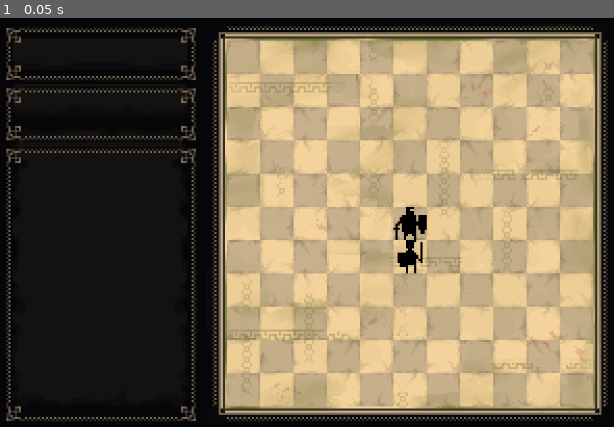
Above: before the commit, frame 1.
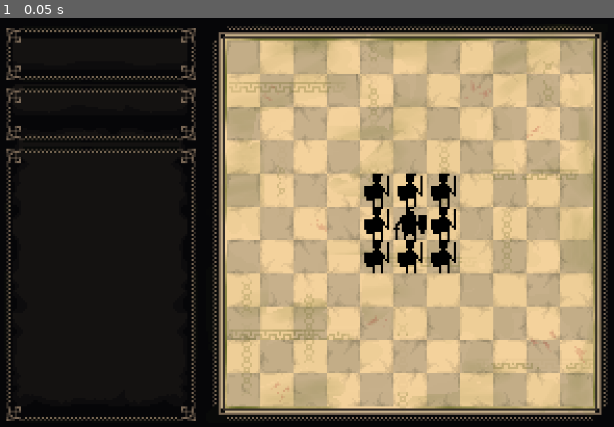
Above: after the commit, the same moment.

Repository: ibirothe/kings-rescue
Game: Godot game, scene res://Scenes/Level.tscn
The game is run twice, just before and just after one commit, with the same random seed, the same clock (stepped at 60 frames per second) and the same inputs.
Inputs:
- Up to frame 1 (0.05 s): no input

The runs differ from the first frame. In frame 1, 1.4% of the frame differs, in the area x 59-75%, y 37-63%.

Commit message:
Mid walk implementation
Spawned soldiers, but reselecting makes no sense

Diff:
--- a/kings-rescue/Scenes/Level.tscn
+++ b/kings-rescue/Scenes/Level.tscn
@@ -1,8 +1,7 @@
-[gd_scene load_steps=7 format=4 uid="uid://c5qlik5x313qp"]
+[gd_scene load_steps=6 format=4 uid="uid://c5qlik5x313qp"]
 
 [ext_resource type="Texture2D" uid="uid://bk373qbmw3vfy" path="res://Assets/game UI placeholder.png" id="1_817jl"]
 [ext_resource type="PackedScene" uid="uid://bny6i5an3s0g0" path="res://Scenes/king.tscn" id="2_tgcop"]
-[ext_resource type="PackedScene" uid="uid://v3anqebutw1r" path="res://Scenes/soldier.tscn" id="3_jamm4"]
 [ext_resource type="Script" path="res://Scripts/game_manager.gd" id="4_2wxqe"]
 
 [sub_resource type="TileSetAtlasSource" id="TileSetAtlasSource_gdl6h"]
@@ -1046,7 +1045,7 @@
 tile_size = Vector2i(8, 8)
 sources/1 = SubResource("TileSetAtlasSource_gdl6h")
 
-[node name="Node2D" type="Node2D"]
+[node name="Level" type="Node2D"]
 
 [node name="TileMapLayer" type="TileMapLayer" parent="."]
 position = Vector2(-8, 8)
@@ -1060,8 +1059,5 @@
 [node name="King" parent="." instance=ExtResource("2_tgcop")]
 position = Vector2(-8, 9)
 
-[node name="Soldier" parent="." instance=ExtResource("3_jamm4")]
-position = Vector2(-8, 24)
-
 [node name="Game Manager" type="Node2D" parent="."]
 script = ExtResource("4_2wxqe")
--- a/kings-rescue/Scenes/king.tscn
+++ b/kings-rescue/Scenes/king.tscn
@@ -1,5 +1,6 @@
-[gd_scene load_steps=5 format=3 uid="uid://bny6i5an3s0g0"]
+[gd_scene load_steps=6 format=3 uid="uid://bny6i5an3s0g0"]
 
+[ext_resource type="Script" path="res://Scripts/king.gd" id="1_2d7mi"]
 [ext_resource type="Texture2D" uid="uid://cua7t3m6em0oo" path="res://Assets/tank_48px.png" id="1_n836n"]
 
 [sub_resource type="AtlasTexture" id="AtlasTexture_n44nq"]
@@ -21,6 +22,7 @@
 radius = 6.0
 
 [node name="King" type="CharacterBody2D"]
+script = ExtResource("1_2d7mi")
 
 [node name="AnimatedSprite2D" type="AnimatedSprite2D" parent="."]
 position = Vector2(0, -1)
@@ -29,3 +31,5 @@
 [node name="CollisionShape2D" type="CollisionShape2D" parent="."]
 position = Vector2(0, -1)
 shape = SubResource("CircleShape2D_luvpu")
+
+[node name="King" type="Node2D" parent="."]
--- a/kings-rescue/Scenes/soldier.tscn
+++ b/kings-rescue/Scenes/soldier.tscn
@@ -87,6 +87,9 @@
 [sub_resource type="CircleShape2D" id="CircleShape2D_fprcw"]
 radius = 6.08276
 
+[sub_resource type="RectangleShape2D" id="RectangleShape2D_dm2i7"]
+size = Vector2(14, 18)
+
 [sub_resource type="RectangleShape2D" id="RectangleShape2D_dl8vv"]
 size = Vector2(28, 5)
 
@@ -104,9 +107,22 @@
 [node name="CollisionShape2D" type="CollisionShape2D" parent="."]
 shape = SubResource("CircleShape2D_fprcw")
 
-[node name="CollisionShape2D2" type="CollisionShape2D" parent="."]
+[node name="Activation_area" type="Area2D" parent="."]
+collision_layer = 32768
+collision_mask = 32768
+
+[node name="CollisionShape2D" type="CollisionShape2D" parent="Activation_area"]
+shape = SubResource("RectangleShape2D_dm2i7")
+
+[node name="Neighbours_check" type="Area2D" parent="."]
+collision_layer = 2
+
+[node name="CollisionShape2D2" type="CollisionShape2D" parent="Neighbours_check"]
 shape = SubResource("RectangleShape2D_dl8vv")
 
-[node name="CollisionShape2D3" type="CollisionShape2D" parent="."]
+[node name="CollisionShape2D3" type="CollisionShape2D" parent="Neighbours_check"]
 position = Vector2(0, 0.5)
 shape = SubResource("RectangleShape2D_fc0j8")
+
+[connection signal="input_event" from="Activation_area" to="." method="_on_area_2d_input_event"]
+[connection signal="body_entered" from="Neighbours_check" to="." method="_on_neighbours_check_body_entered"]
--- a/kings-rescue/Scripts/game_manager.gd
+++ b/kings-rescue/Scripts/game_manager.gd
@@ -1,4 +1,93 @@
 extends Node2D
+var soldier_scene = preload("res://Scenes/soldier.tscn")
+var rng = RandomNumberGenerator.new()
+var subclasses = ["Rupert", "Thoralf", "Ogra", "Bartholo", "Ibrahim", "Edwin", "Marquise", "Arianna"]
+var x = 0  # Initialize x
+var y = 0  # Initialize y
+var setup_done = false
+#@export var soldier: PackedScene
+var soldier_in_a_way = false
+var skip_cycle = true
+var active_soldier: bool
+var soldier_changing = false
+var click_resolved = true
+var cycle_odd = true
+
+func _ready() -> void:
+
+	#active_soldier = false
+	x=King.position.x-8-16
+	y=King.position.y-8
+	if setup_done == false:
+		spawn_soldiers()
+		setup_done = true
+	pass
+
 
 func _physics_process(delta: float) -> void:
+	active_soldier = true
+	#print("in a way ", soldier_in_a_way, "; active ", active_soldier, "; changing ", soldier_changing)
+	if active_soldier== true:
+		print("; active ", active_soldier)
+
+	if active_soldier == false:
+		print("WTF")
+	if cycle_odd == true:
+		cycle_odd = false
+	else:
+		cycle_odd == true
+
+	if soldier_in_a_way == true:
+		if skip_cycle == true:
+			pass
+			skip_cycle = false
+		else:
+			soldier_in_a_way = false
+			skip_cycle = true
+	if click_resolved == true:
+		if skip_cycle == true:
+			pass
+			skip_cycle = false
+		else:
+			click_resolved = false
+			skip_cycle = true
+
+
+func spawn_soldiers():
+	for i in range(8):
+		var soldier = soldier_scene.instantiate()
+		var j = round(randf_range(0, len(subclasses)-1))
+		print(j)
+		soldier.subclass = subclasses[j]
+
+		match i:
+			0:
+				pass
+			1:
+				x += 16
+			2:
+				x += 16
+			3:
+				y += 16
+			4:
+				y += 16
+			5:
+				x -= 16
+			6:
+				x -= 16
+			7:
+				y -= 16
+
+		soldier.position = Vector2(x, y)
+		add_child(soldier)
+
+func movement_resolved(possible_assassination, soldier_close):
+	if possible_assassination == true and soldier_close == false:
+		print("Game Over")
 	pass
+	#connect signals
+	#check game over
+	#disconnect signals
+
+func get_subclass(number):
+	return "brute"
--- /dev/null
+++ b/kings-rescue/Scripts/king.gd
@@ -0,0 +1,8 @@
+extends CharacterBody2D
+
+
+func _ready() -> void:
+	print(position)
+
+func king():
+	pass
--- /dev/null
+++ b/kings-rescue/Scripts/level.gd
@@ -0,0 +1,40 @@
+extends Node2D
+var rng = RandomNumberGenerator.new()
+var subclasses = ["Rupert", "Thoralf", "Ogra", "Bartholo", "Ibrahim", "Edwin", "Marquise", "Arianna"]
+var x = 0  # Initialize x
+var y = 0  # Initialize y
+var setup_done = false
+@export var soldier: PackedScene
+
+
+func _ready() -> void:
+	spawn_soldiers()
+
+func spawn_soldiers():
+	for i in range(8):
+		var inst = soldier.instantiate()
+		var j = round(randf_range(0, len(subclasses)-1))
+		print(j)
+		inst.subclass = subclasses[j]
+
+		match i:
+			0:
+				x = -8
+				y = 9
+			1:
+				x += 16
+			2:
+				x += 16
+			3:
+				y += 16
+			4:
+				y += 16
+			5:
+				x -= 16
+			6:
+				x -= 16
+			7:
+				y -= 16
+
+		inst.position = Vector2(x, y)
+		Level.add_child(inst)
--- a/kings-rescue/Scripts/soldier.gd
+++ b/kings-rescue/Scripts/soldier.gd
@@ -1,5 +1,6 @@
 extends CharacterBody2D
 
+class_name Soldier
 enum State {INACTIVE, IDLE, MOVING}
 
 @onready var animated_sprite_2d: AnimatedSprite2D = $AnimatedSprite2D
@@ -8,10 +9,26 @@
 const MOVE_TIME := 0.5  # Time in seconds to complete movement
 const INTERACTION_RADIUS := 25.0
 var target_position := Vector2.ZERO
+var assassin = false
+var possible_assassination = false
+var soldier_close = false
+var number = 0
+var subclass
+var click_resolved = false
+var im_new = true
+var active = false
+var next_cycle = false
+var cycle_sync = false
 
 func _ready() -> void:
 	# Start with default animation
 	animated_sprite_2d.play("default")
+	subclass = GameManager.get_subclass(1)
+	match subclass:
+		"brute":
+			assassin = true
+
+
 
 func _physics_process(_delta: float) -> void:
 	match current_state:
@@ -22,29 +39,42 @@
 		State.MOVING:
 			# Movement is handled by tween, we just watch for new input
 			handle_movement_input()
+	if click_resolved == true:
+		click_resolved == false
 
 func handle_inactive_state() -> void:
-	if Input.is_action_just_pressed("left_click"):
+	pass
+	#Changed to activation_area area2d
+	"""if Input.is_action_just_pressed("left_click"):
 		var click_pos = get_global_mouse_position()
 		# Check if click is on or very close to the character
 		if position.distance_to(click_pos) < INTERACTION_RADIUS:
 			AudioManager.play_sound("select_soldier")
-			transition_to_state(State.IDLE)
+			transition_to_state(State.IDLE)"""
 
 func handle_idle_state() -> void:
-	if Input.is_action_just_pressed("left_click"):
+	 #, #GameManager.soldier_changing
+	if GameManager.soldier_changing == true and im_new == false:
+		transition_to_state(State.INACTIVE)
+	if Input.is_action_just_pressed("left_click") and GameManager.click_resolved == false:
 		var click_pos = get_global_mouse_position()
 		# If clicked far from character, return to inactive
 		if position.distance_to(click_pos) > INTERACTION_RADIUS:
 			AudioManager.play_sound("disselect_soldier")
 			transition_to_state(State.INACTIVE)
+			if active==true:
+				#GameManager.active_soldier = false
+				active = false
 		else:
 			handle_movement_input()
+
 
 func handle_movement_input() -> void:
 	if not Input.is_action_just_pressed("left_click"):
 		return
-
+	"""if cycle_sync == false:
+			cycle_sync = true
+	else:"""
 	var click_pos = get_global_mouse_position()
 
 	# Check if click is outside interaction range
@@ -58,7 +88,11 @@
 		# Update sprite flip based on movement direction
 		if movement.x != 0:
 			animated_sprite_2d.flip_h = movement.x < 0
-		move_character(movement)
+	if GameManager.soldier_in_a_way == true and im_new == false:
+		transition_to_state(State.INACTIVE)
+		return
+	move_character(movement)
+
 
 func calculate_grid_movement(click_pos: Vector2) -> Vector2:
 	var diff = click_pos - position
@@ -74,7 +108,6 @@
 func move_character(movement: Vector2) -> void:
 	if current_state == State.MOVING:
 		return
-
 	transition_to_state(State.MOVING)
 	animated_sprite_2d.play("walk")
 
@@ -88,12 +121,43 @@
 		animated_sprite_2d.play("idle")
 		transition_to_state(State.IDLE)
 	)
+	GameManager.movement_resolved(possible_assassination, soldier_close)
 
 func transition_to_state(new_state: State) -> void:
 	match new_state:
 		State.INACTIVE:
 			animated_sprite_2d.play("default")
+			print("Im new again")
+			active = false
+			im_new = true
 		State.IDLE:
 			animated_sprite_2d.play("idle")
 
 	current_state = new_state
+
+
+func _on_area_2d_input_event(viewport: Node, event: InputEvent, shape_idx: int) -> void:
+	if Input.is_action_just_pressed("left_click"):
+		if GameManager.active_soldier == false and GameManager.click_resolved == false:
+			GameManager.active_soldier = true
+			GameManager.click_resolved = true
+			im_new = false
+			active = true
+			#print("soldier activated", click_resolved)
+		if GameManager.active_soldier == true and GameManager.click_resolved == false:
+			GameManager.soldier_in_a_way = true
+			GameManager.soldier_changing = true
+			GameManager.click_resolved = true
+			print("changing soldier")
+			im_new = false
+		AudioManager.play_sound("select_soldier")
+		transition_to_state(State.IDLE)
+
+
+func _on_neighbours_check_body_entered(body: Node2D) -> void:
+	if body.has_node("King"):
+		if assassin == true:
+			possible_assassination = true
+	if body.has_node("Soldier"):
+		if assassin == true:
+			soldier_close = true
--- a/kings-rescue/project.godot
+++ b/kings-rescue/project.godot
@@ -18,6 +18,9 @@
 [autoload]
 
 AudioManager="*res://Scenes/AudioManager.tscn"
+GameManager="*res://Scripts/game_manager.gd"
+Level="*res://Scenes/Level.tscn"
+King="*res://Scenes/king.tscn"
 
 [input]
 
Not shown: 1 places in kings-rescue/Scenes/soldier.tscn that only renumber resources
